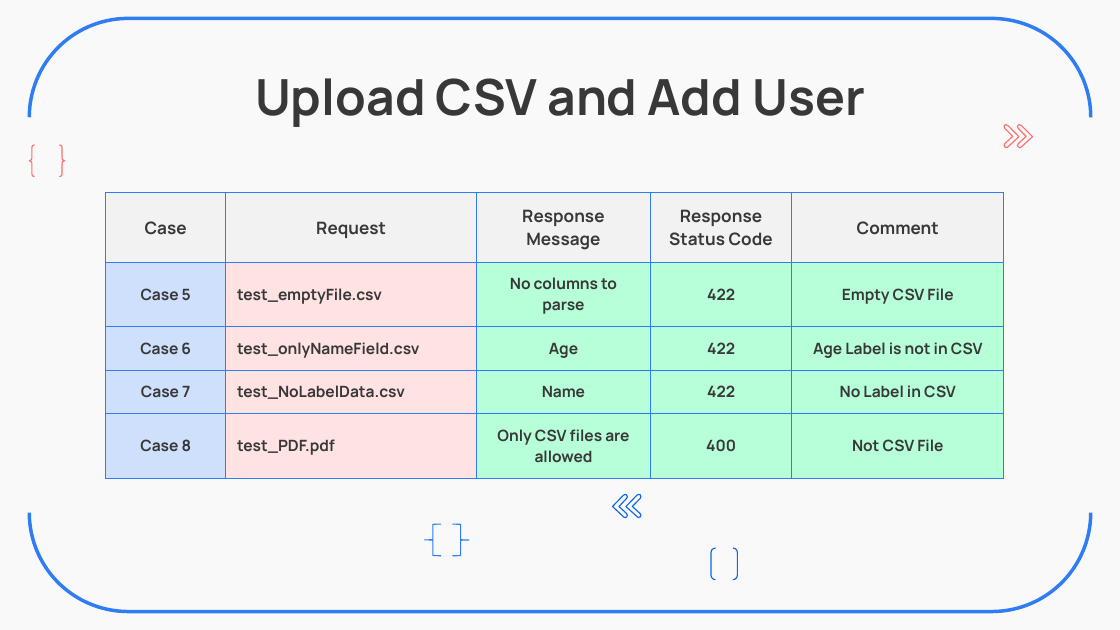
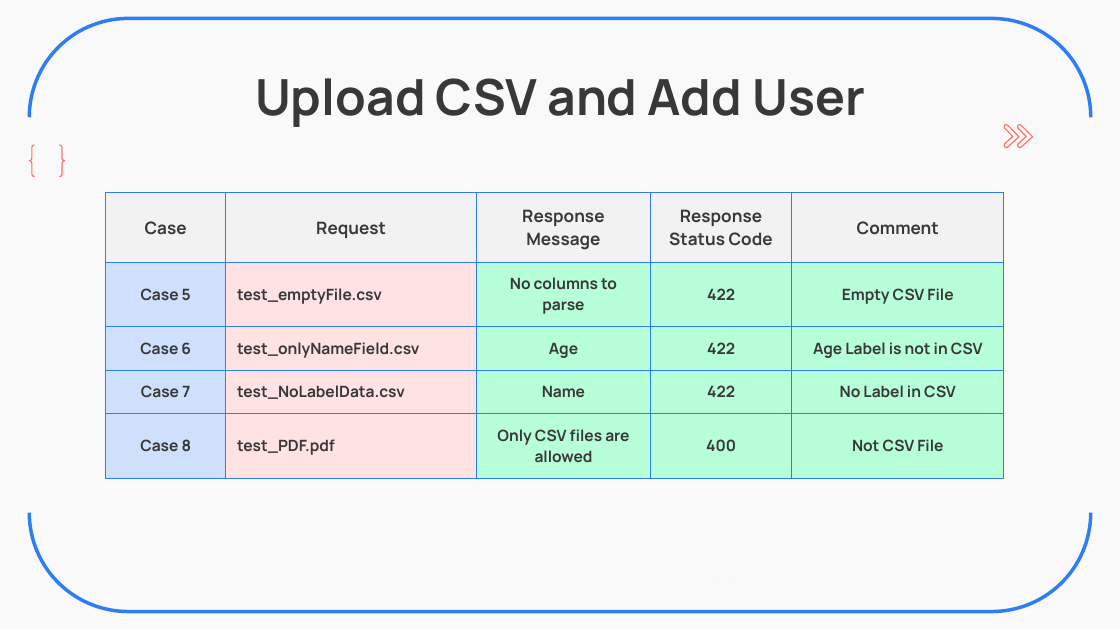
Before and after one commit to ZavierHuang/RESTFUL-API-DESIGN, a slide deck: slide 12 of 黃昱叡_SW2_Backend_Practice.pptx (slide 11 before the commit). Drawn at 1120x630 pixels with LibreOffice and Linux fonts; fonts in the diff are those of the drawing. Boxes give left, top, right and bottom in pixels: in the first picture for what was removed or moved away, otherwise in the second. Text is boxed around its words. In the diff, an @@ line names an element or a change of style, - is before the commit and + after.

```diff
--- a/黃昱叡_SW2_Backend_Practice.pptx
+++ b/黃昱叡_SW2_Backend_Practice.pptx
@@ rectangle added at (394,479,767,580), fill #F9F9F9 @@
@@ freeform shape removed at (613,495,627,519) @@
@@ freeform shape removed at (626,495,642,519) @@
@@ left brace removed at (424,524,441,556) @@
@@ left brace removed at (452,524,469,556) @@
```
Also in this commit, not shown: 17 other slides changed, 1 slide added, 2 other files.
